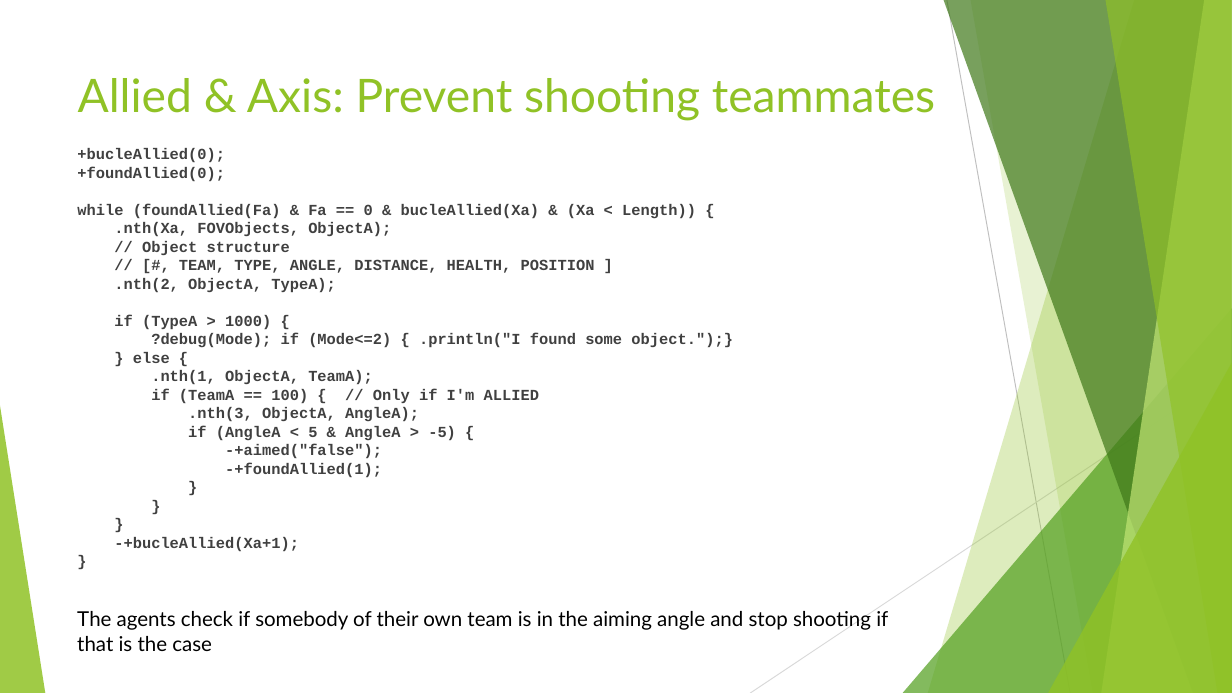
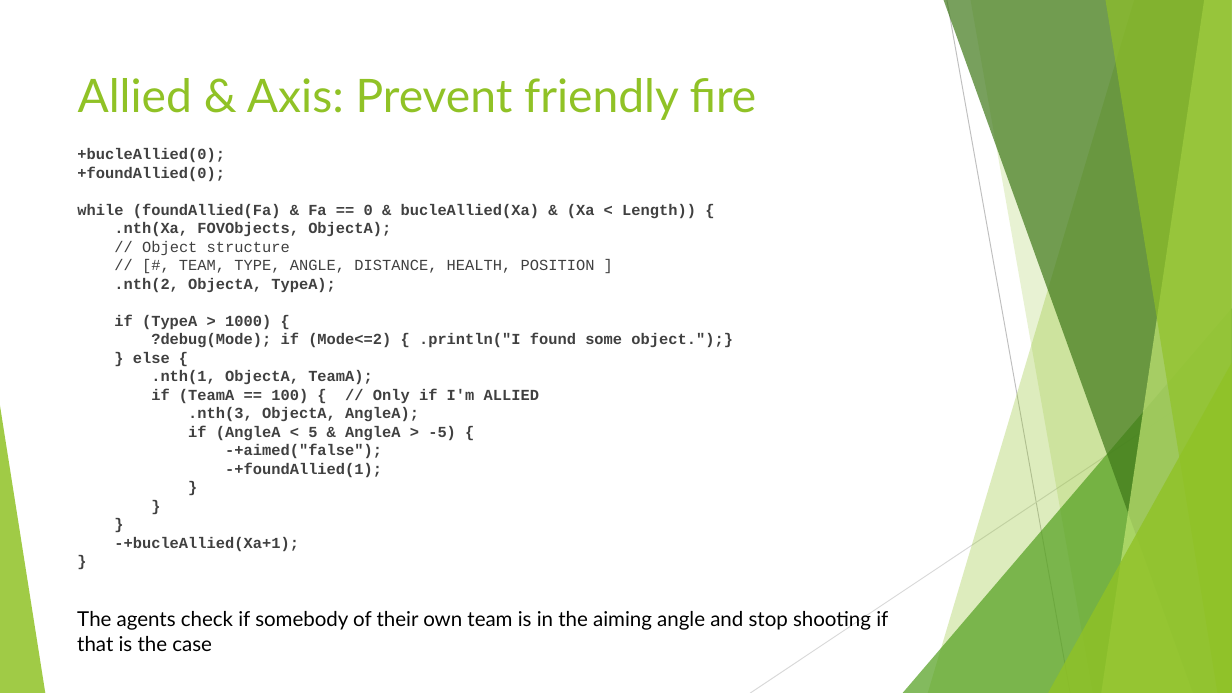
Before and after one commit to JRuiz130/ATAI-FinalWork, a slide deck: slide 3 of final-work-presentation.pptx. Drawn at 1232x693 pixels with LibreOffice and Linux fonts; fonts in the diff are those of the drawing. Boxes give left, top, right and bottom in pixels: in the first picture for what was removed or moved away, otherwise in the second. Text is boxed around its words. In the diff, an @@ line names an element or a change of style, - is before the commit and + after.

```diff
--- a/final-work-presentation.pptx
+++ b/final-work-presentation.pptx
@@ title at bbox=[78, 78, 757, 120]: text changed @@
-Allied & Axis: Prevent shooting teammates
+Allied & Axis: Prevent friendly fire
@@ text "+bucleAllied(0); +foundAllied(0); while (foundAllied(Fa) & ..." at bbox=[77, 148, 733, 551]: bold off in "// Object structure // [#, TEAM, TYPE, ..." @@
```
Also in this commit, not shown: 4 other slides changed, 1 slide removed.
